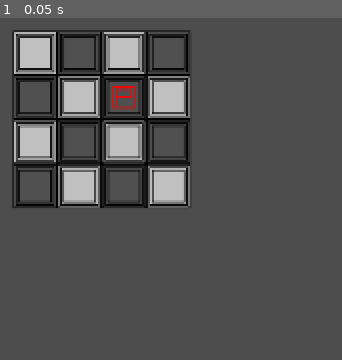
Above: before the commit, frame 1.
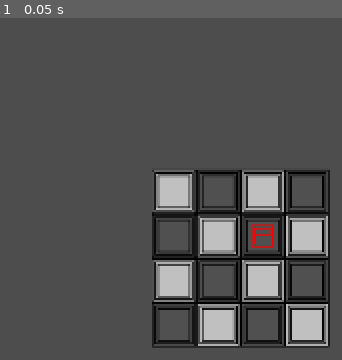
Above: after the commit, the same moment.

Repository: Crazyafk/daccadus-battle-sim
Game: Godot game, scene res://scenes/main.tscn
Two runs of this game, one before a commit and one after it. Both use one fixed random seed, a clock stepped at 60 frames per second and the inputs below.
Inputs:
- Up to frame 1 (0.05 s): no input

The runs differ from the first frame. In frame 1, 33% of the frame differs, in the area x 3-97%, y 3-97%.

Commit message:
account for non-0,0 maparray position

Diff:
--- a/scenes/main.tscn
+++ b/scenes/main.tscn
@@ -21,6 +21,7 @@
 [node name="Camera2D" type="Camera2D" parent="."]
 
 [node name="MapArray" type="Node2D" parent="."]
+position = Vector2(100, 100)
 script = ExtResource("1_nednn")
 cellsize = Vector2i(32, 32)
 gridsize = Vector2i(4, 4)
@@ -34,6 +35,6 @@
 [node name="Player" type="Sprite2D" parent="."]
 top_level = true
 texture_filter = 1
-position = Vector2(66, 40)
+position = Vector2(166, 140)
 texture = ExtResource("2_gkwf2")
 centered = false
--- a/scripts/map_array.gd
+++ b/scripts/map_array.gd
@@ -1,9 +1,10 @@
 extends Node2D
 
-@export var cellsize : Vector2i
-@export var gridsize : Vector2i
-@export var default_offset : Vector2
+@export var cellsize : Vector2i 		#The size of each grid cell in pixels
+@export var gridsize : Vector2i			#The size of the grid in cells
+@export var default_offset : Vector2	#Default offset when getting a worldpos from a gridpos
 @onready var player: Sprite2D = $"../Player"
+@onready var map_array: Node2D = $"."
 
 var board = [] #2D array of Node2D, initialised in _ready. empty positions are null.
 var is_initiated := false
@@ -32,8 +33,8 @@
 
 # Get Grid pos of world pos. if outside of grid, return (-1,-1).
 func get_grid_pos(world_pos : Vector2) -> Vector2i:
-	var x = int(world_pos.x / cellsize.x)
-	var y = int(world_pos.y / cellsize.y)
+	var x = int((world_pos.x - map_array.global_position.x) / cellsize.x)
+	var y = int((world_pos.y - map_array.global_position.y) / cellsize.y)
 	var result := Vector2i(x, y)
 	if grid_pos_valid(result):
 		return result
@@ -43,8 +44,8 @@
 # Get World pos of Grid pos, plus offset. returns 0,0 for an invalid gridpos.
 func get_world_pos(grid_pos: Vector2i, offset: Vector2 = default_offset) -> Vector2:
 	if(grid_pos_valid(grid_pos)):
-		var x = grid_pos.x * cellsize.x + offset.x
-		var y = grid_pos.y * cellsize.y + offset.y
+		var x = grid_pos.x * cellsize.x + offset.x + map_array.global_position.x
+		var y = grid_pos.y * cellsize.y + offset.y + map_array.global_position.y
 		return Vector2(x,y)
 	else:
 		return Vector2(0,0)
